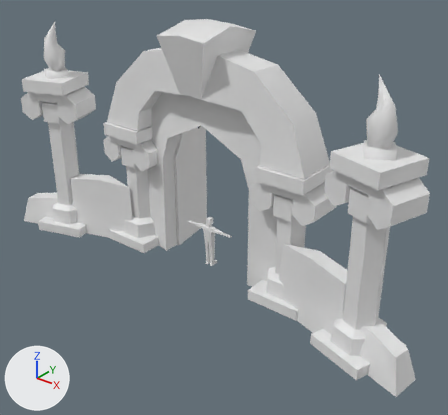
The Blender file art/models/props/welcome_gate/welcome_gate.blend as it was, and as the next commit left it.
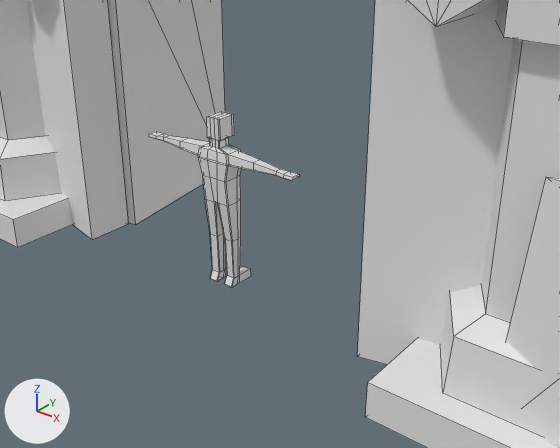
There are two pictures of each version: one whole from a 50 mm camera at (12.76, -15.13, 11.89) aimed at (0.88, -0.27, 2.68), one close up from a 50 mm camera at (5.12, -5.45, 4.29) aimed at (0.51, 0.32, 0.72). Every picture has the same lights, and +X, +Y and +Z are marked at lower left. The first two pictures are the older version. The close-ups show mesh edges as thin lines.

The first close-up shows 'Doors', 'Fill', 'OuterWall', 'Pillars', 'reference'.
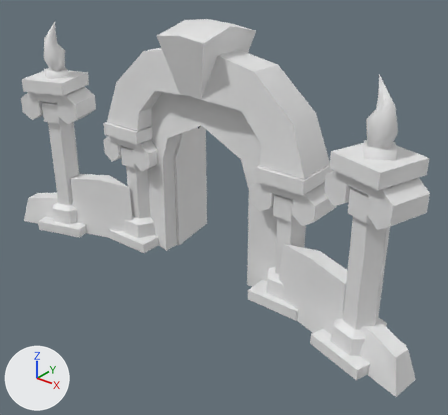
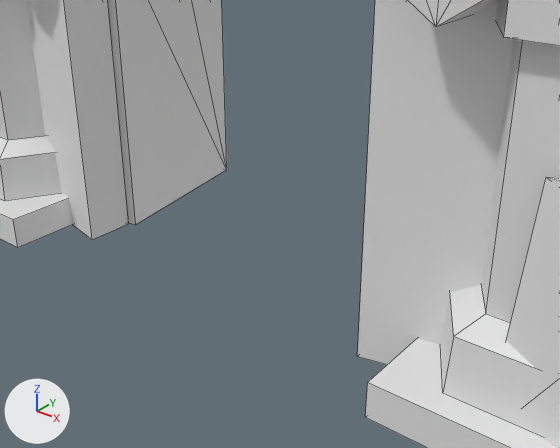
Diff of the bpy script that builds the scene:
```diff
--- a/art/models/props/welcome_gate/welcome_gate.blend.py
+++ b/art/models/props/welcome_gate/welcome_gate.blend.py
@@ ob_reference @@
 ob_reference.location = (0.0, 0.0, 0.0)
+ob_reference.hide_set(True)  # its collection is switched off
```

Where the change shows, as pixel boxes [x1, y1, x2, y2] in the close-ups (560 x 448 px):
'reference', hidden
    before: [149, 111, 300, 287]
